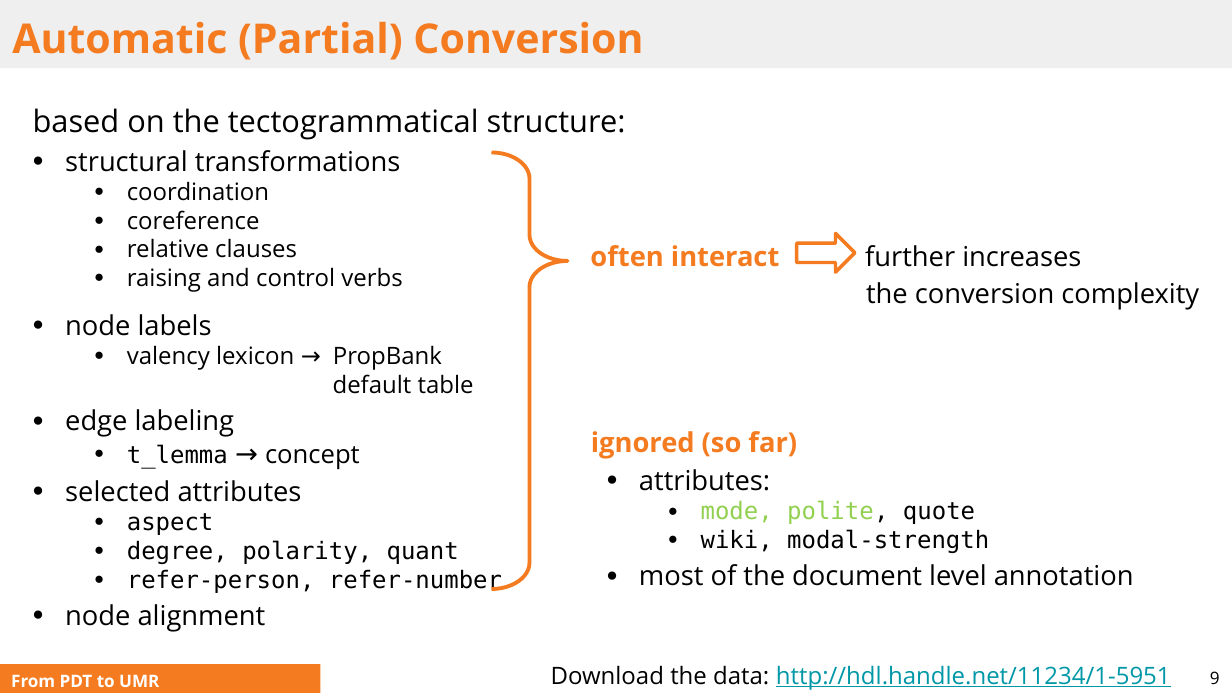
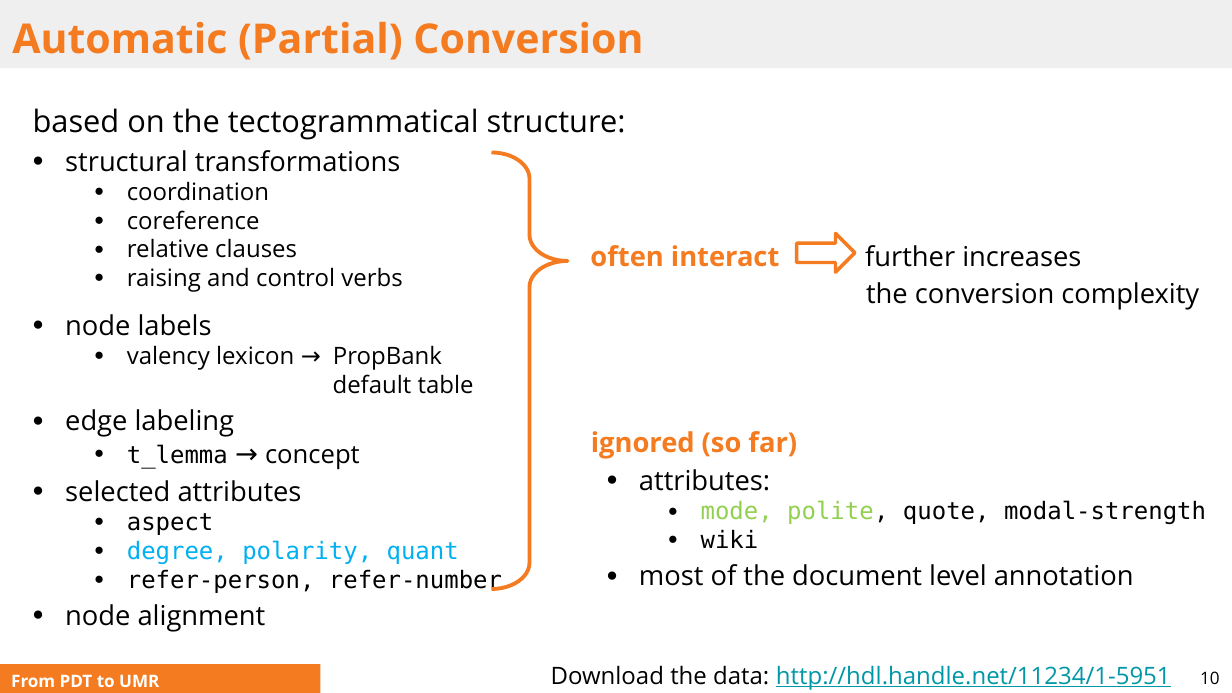
Before and after one commit to ufal/UMR, a slide deck: slide 10 of papers/2025-ITAT-slides.pptx (slide 9 before the commit). Drawn at 1232x693 pixels with LibreOffice and Linux fonts; fonts in the diff are those of the drawing. Boxes give left, top, right and bottom in pixels: in the first picture for what was removed or moved away, otherwise in the second. Text is boxed around its words. In the diff, an @@ line names an element or a change of style, - is before the commit and + after.

```diff
--- a/papers/2025-ITAT-slides.pptx
+++ b/papers/2025-ITAT-slides.pptx
@@ text at box(701, 500, 1206, 548): text changed @@
-  ● mode, polite, quote
-  ● wiki, modal-strength
+  ● mode, polite, quote, modal-strength
+  ● wiki
@@ text at box(127, 540, 459, 564): text colour #000000 to #00B0F0 in "degree, polarity, quant" @@
@@ page number at box(1200, 671, 1219, 684): text changed @@
-9
+10
```
Also in this commit, not shown: 9 other slides changed, 1 slide added, 1 other file.
